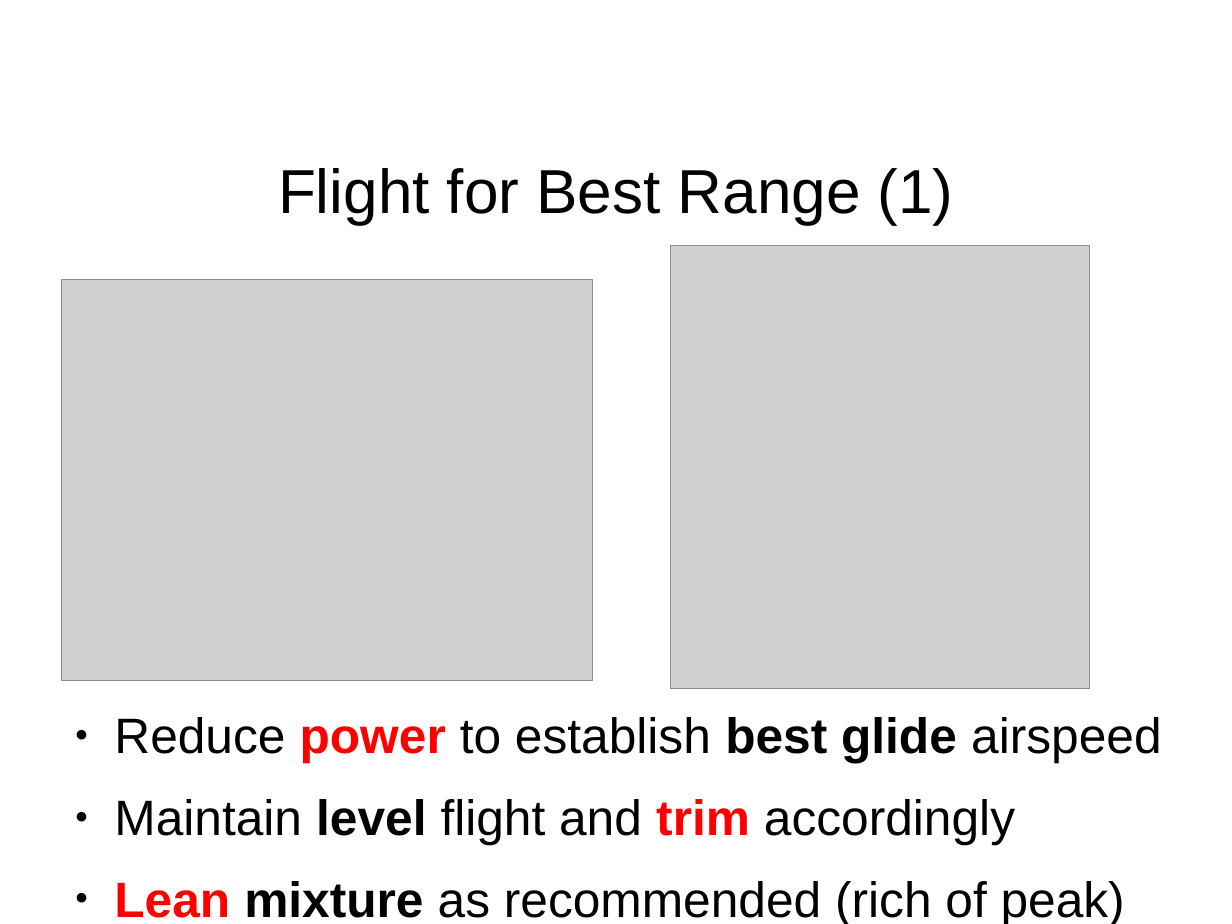
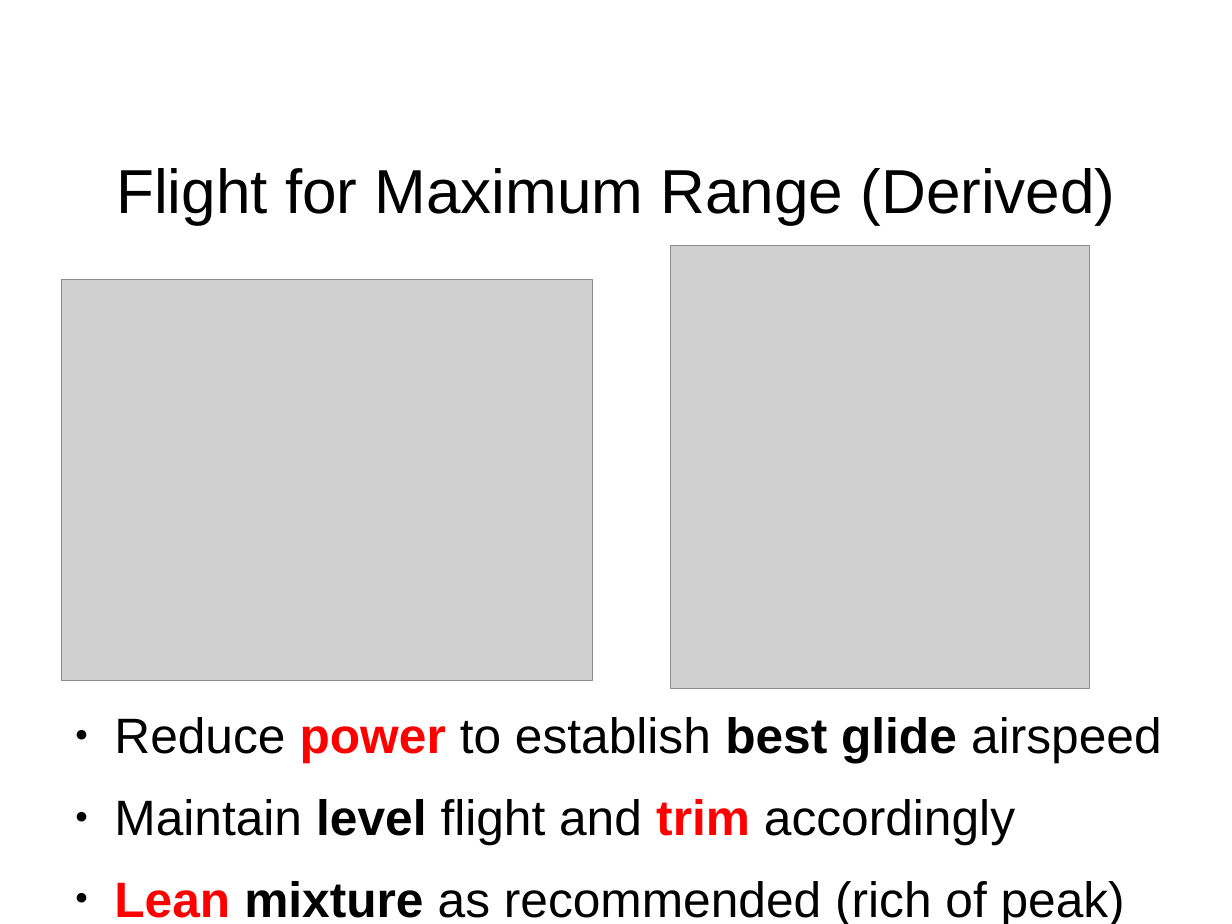
Before and after one commit to stephanheinemann/flight, a slide deck: slide 8 of FI/RangeAndEndurance/RangeAndEndurance.odp. Drawn at 1232x924 pixels with LibreOffice and Linux fonts; fonts in the diff are those of the drawing; grey boxes stand for pictures; background and template pictures are left out. Boxes give left, top, right and bottom in pixels: in the first picture for what was removed or moved away, otherwise in the second. Text is boxed around its words. In the diff, an @@ line names an element or a change of style, - is before the commit and + after.

Commit message:
improved range and endurance presentation

```diff
--- a/FI/RangeAndEndurance/RangeAndEndurance.odp
+++ b/FI/RangeAndEndurance/RangeAndEndurance.odp
@@ title at box(116, 168, 1116, 225): text changed @@
-Flight for Best Range (1)
+Flight for Maximum Range (Derived)
```
Also in this commit, not shown: 5 other slides changed, 1 slide added, 1 other file.
